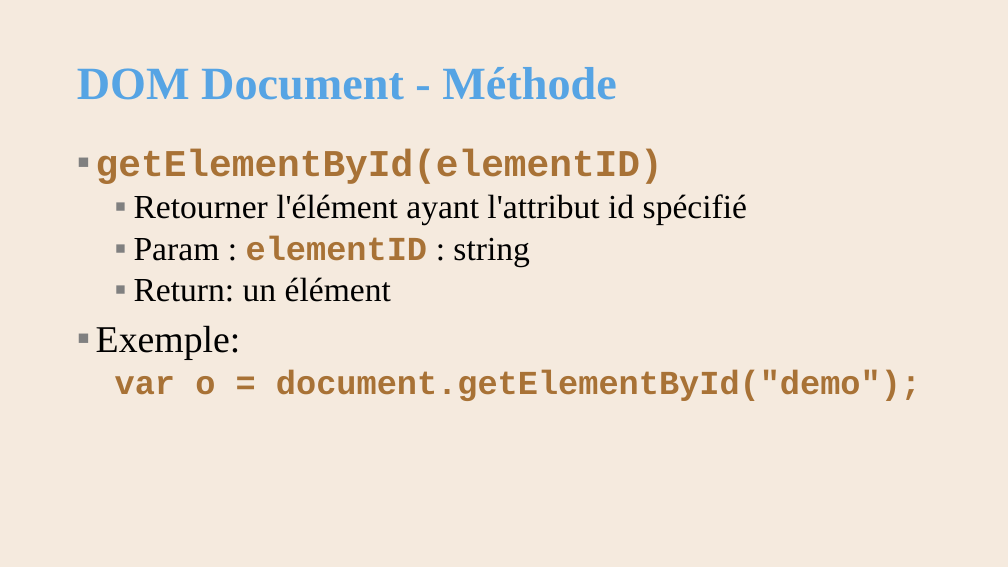
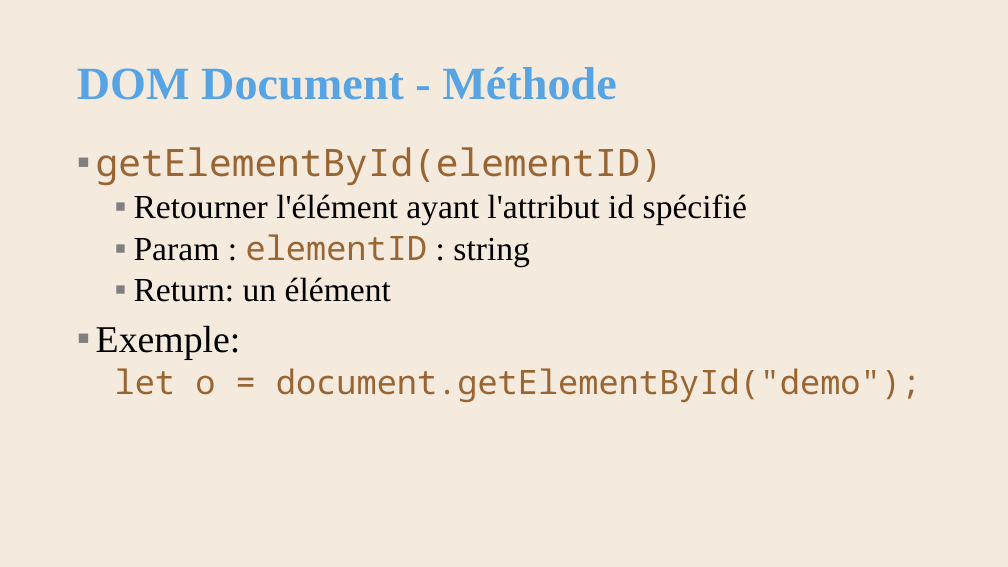
Before and after one commit to AlainWafflard/4IPW3, a slide deck: slide 29 of syllabus/17_javascript/syllabus_17_js.pptx. Drawn at 1008x567 pixels with LibreOffice and Linux fonts; fonts in the diff are those of the drawing; background and template pictures are left out. Boxes give left, top, right and bottom in pixels: in the first picture for what was removed or moved away, otherwise in the second. Text is boxed around its words. In the diff, an @@ line names an element or a change of style, - is before the commit and + after.

```diff
--- a/syllabus/17_javascript/syllabus_17_js.pptx
+++ b/syllabus/17_javascript/syllabus_17_js.pptx
@@ text at <box>96,147,663,266</box>: font Courier New to Noto Sans Mono, text colour #A87236 to #996633, bold off in "getElementById(elementID)", "elementID" @@
@@ text at <box>115,368,921,402</box>: text changed; font Courier New to Noto Sans Mono; text colour #A87236 to #996633; bold off @@
-  var o = document.getElementById("demo");
+  let o = document.getElementById("demo");
```
Also in this commit, not shown: 40 other slides changed, 6 other files.
